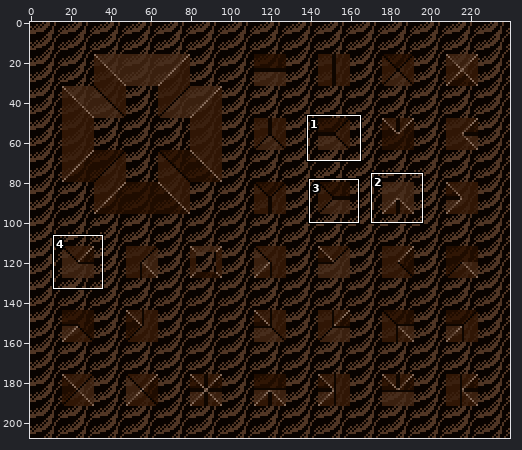
Edited in one commit: sprite sheet (graphics/images/ramps_sand_beige.png). The picture above shows the old version from afar; the outline marks the close-up.
Close-up. The starting point:
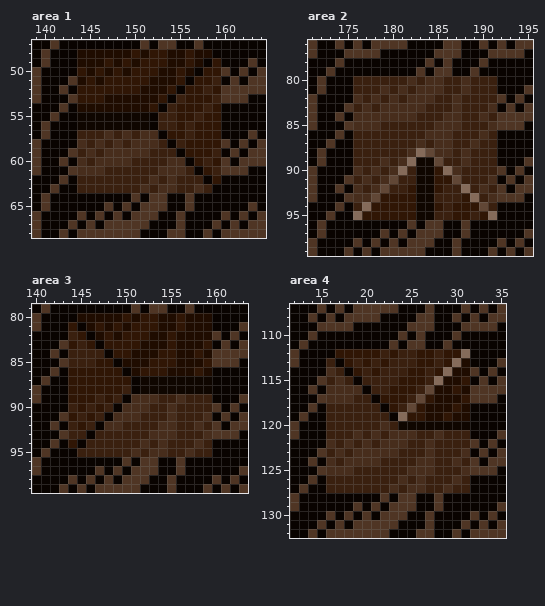
The file is 480x416 pixels, drawn in blocks of 2x2; one block is one cell here. Colours within 5 levels of each other are drawn and written as one. Shown: area 1: x 139..164, y 47..68; area 2: x 171..195, y 76..99; area 3: x 140..163, y 79..99; area 4: x 12..35, y 107..132. The commit also changed other parts of the picture, which this record leaves out.
And afterwards:
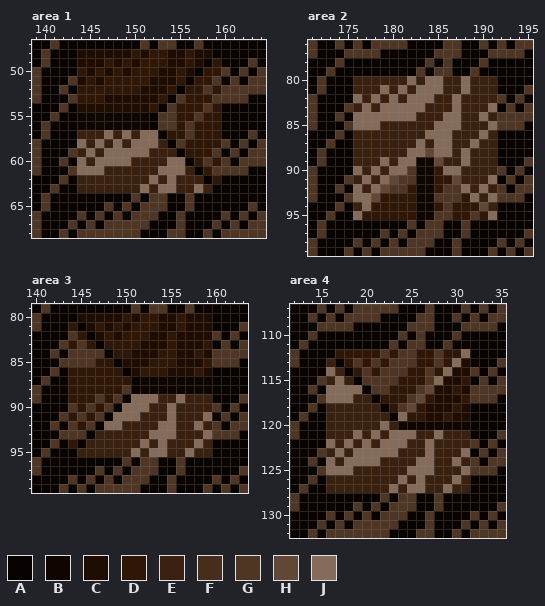
Palette (. is transparent): A #090300  B #0f0600  C #1f0c00  D #301605  E #3a200f  F #472d1c  G #4f3524  H #614736  J #856b5a
Changes in this commit:
Area 1:
Colour E becomes colour G in row 51 at x 159; in row 52 at x 158; in row 53 at x 155 and 159; in row 54 at x 154 and 158; in row 55 at x 153 to 154 and 157; in row 56 at x 153 to 154 and 156.
Colour E becomes colour G in row 57 at x 156; in row 58 at x 155; in row 59 at x 159; in row 60 at x 158; in row 61 at x 159.
Colour F becomes colour J in row 57 at x 147, 149 and 151 to 152; in row 58 at x 144, 146, 148 and 150 to 152; in row 59 at x 145 and 147 to 151; in row 60 at x 144, 146 to 149 and 154 to 155; in row 61 at x 144 to 146 and 153 to 155; in row 62 at x 152 and 154.
Colour F becomes colour J in row 63 at x 151, 153 to 154 and 157.
Area 2:
Colour E becomes colour G in row 90 at x 182; in row 91 at x 181 to 182; in row 92 at x 180 to 181 and 186 to 187; in row 93 at x 185 to 187; in row 94 at x 186; in row 95 at x 185 to 186 and 189.
Colour F becomes colour J in row 80 at x 182, 184 to 185 and 188; in row 81 at x 179, 181, 183 to 185 and 188; in row 82 at x 176, 178, 180, 182 to 184 and 187; in row 83 at x 177, 179 to 183, 187 and 191; in row 84 at x 176 to 182, 186 to 187 and 190; in row 85 at x 176 to 178, 185 to 187 and 191.
Colour F becomes colour J in row 86 at x 184 to 186 and 190; in row 87 at x 183, 185 to 186 and 189; in row 88 at x 182, 185 to 186 and 188; in row 89 at x 179, 181 and 188; in row 90 at x 176, 178, 180 and 187; in row 91 at x 177, 179 and 191.
Colour F becomes colour J in row 92 at x 176, 178 and 190; in row 93 at x 176 to 177 and 191.
Area 3:
Colour E becomes colour G in row 82 at x 144; in row 83 at x 145; in row 84 at x 144 to 147; in row 85 at x 144 to 146; in row 88 at x 150; in row 89 at x 147 and 149.
Colour E becomes colour G in row 90 at x 144, 146 and 148; in row 91 at x 145 and 147; in row 92 at x 144 and 146; in row 93 at x 144 to 145.
Colour F becomes colour J in row 89 at x 151 to 153 and 156; in row 90 at x 150 to 152 and 155; in row 91 at x 149 to 151, 155 and 159; in row 92 at x 148 to 149, 154 to 155 and 158; in row 93 at x 153 to 155 and 159; in row 94 at x 152, 154 and 158.
Colour F becomes colour J in row 95 at x 151, 153 to 154 and 157.
Area 4:
Colour E becomes colour G in row 112 at x 22, 24 to 25 and 28; in row 113 at x 19, 21, 23 to 25 and 28; in row 114 at x 20, 22 to 24 and 27; in row 115 at x 20 to 23 and 27; in row 116 at x 21 to 22 and 26; in row 117 at x 25.
Colour E becomes colour G in row 118 at x 24.
Colour F becomes colour J in row 114 at x 16; in row 115 at x 17; in row 116 at x 16 to 19; in row 117 at x 16 to 18; in row 120 at x 22; in row 121 at x 19, 21, 23 to 25 and 28.
Colour F becomes colour J in row 122 at x 16, 18, 20, 22 to 24 and 27; in row 123 at x 17, 19 to 23, 27 and 31; in row 124 at x 16, 18 to 21, 26 to 27 and 30; in row 125 at x 16 to 18, 25 to 27 and 31; in row 126 at x 24, 26 and 30; in row 127 at x 23, 25 to 26 and 29.
Where, in picture pixels (left, top, right, bottom), the same in both close-ups:
changed: (77, 76, 221, 193)
changed: (353, 76, 497, 220)
changed: (68, 331, 212, 457)
changed: (326, 349, 470, 493)
